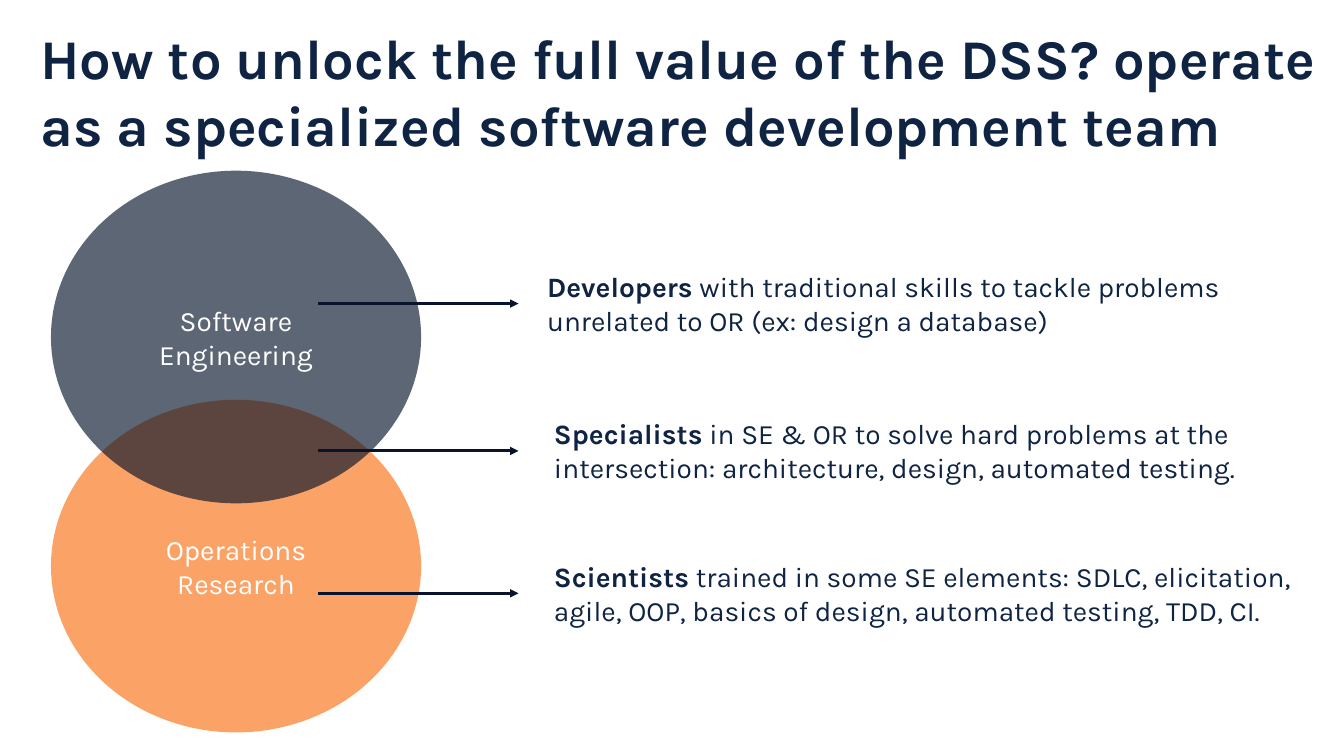
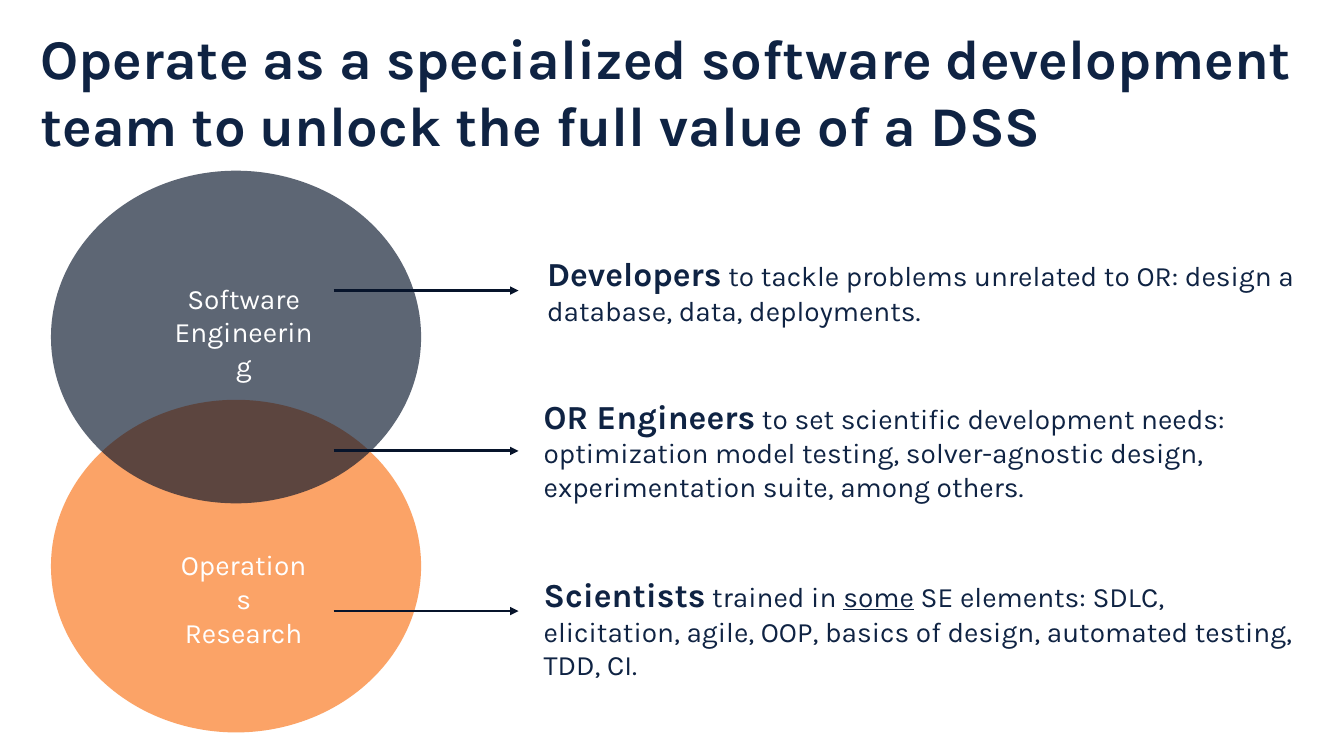
Before and after one commit to sefop/sefop-training-hub, a slide deck: slide 5 of workshops/2026-10-25-agifors-annual-symposium/agifors-sefop.pptx. Drawn at 1344x756 pixels with LibreOffice and Linux fonts; fonts in the diff are those of the drawing. Boxes give left, top, right and bottom in pixels: in the first picture for what was removed or moved away, otherwise in the second. Text is boxed around its words. In the diff, an @@ line names an element or a change of style, - is before the commit and + after.

Commit message:
update ppt

```diff
--- a/workshops/2026-10-25-agifors-annual-symposium/agifors-sefop.pptx
+++ b/workshops/2026-10-25-agifors-annual-symposium/agifors-sefop.pptx
@@ text at <box>40,39,1291,147</box>: text changed @@
-How to unlock the full value of the DSS? operate as a specialized software development team
+Operate as a specialized software development team to unlock the full value of a DSS
@@ text at <box>547,263,1293,328</box>: text changed @@
-Developers with traditional skills to tackle problems unrelated to OR (ex: design a database)
+Developers to tackle problems unrelated to OR: design a database, data, deployments.
@@ text added at <box>187,289,300,310</box>, 20 pt, text #FFFFFF @@
+Software
+Engineering
@@ arrow moved from (319, 303) - (518, 303) to (334, 290) - (518, 290) @@
@@ text in ellipse at <box>159,312,313,372</box>: text removed @@
-Software
-Engineering
@@ text at <box>544,405,1224,504</box>: text changed @@
-Specialists in SE & OR to solve hard problems at the intersection: architecture, design, automated testing.
+OR Engineers to set scientific development needs: optimization model testing, solver-agnostic design, experimentation suite, among others.
@@ arrow moved from (319, 451) - (518, 451) to (334, 451) - (518, 451) @@
@@ text in ellipse at <box>166,541,306,595</box>: text removed @@
-Operations
-Research
@@ text "Scientists trained in some SE ...": place and size @@
-text "Scientists trained in some SE ..." at <box>554,567,1290,628</box>
+text "Scientists trained in some SE ..." at <box>544,583,1292,678</box>
@@ text "Scientists trained in some SE ..." at <box>544,583,1292,678</box>: size 20 to 24 pt in "Scientists"; underline on in "some" @@
@@ text added at <box>185,624,303,644</box>, 20 pt, text #FFFFFF @@
+Operations
+Research
@@ arrow moved from (319, 594) - (518, 594) to (334, 611) - (518, 611) @@
```
Also in this commit, not shown: 7 other slides changed, 3 slides added, 4 slides removed, 2 other files.
